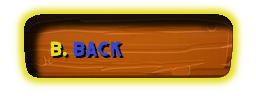
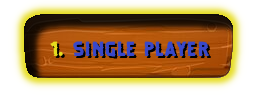
Comparing the layer stacks of the two 256 × 96 images. Changes:
painted on "Button Text" over bbox(73, 41, 209, 57)
painted on "Button Text (shadow)" over bbox(75, 43, 211, 59)
painted on "Shortcut Key" over bbox(50, 41, 67, 56)
painted on "Shortcut Key (shadow)" over bbox(52, 43, 69, 58)
renamed "White Background" to "Background", painted on it over bbox(50, 41, 211, 59)
